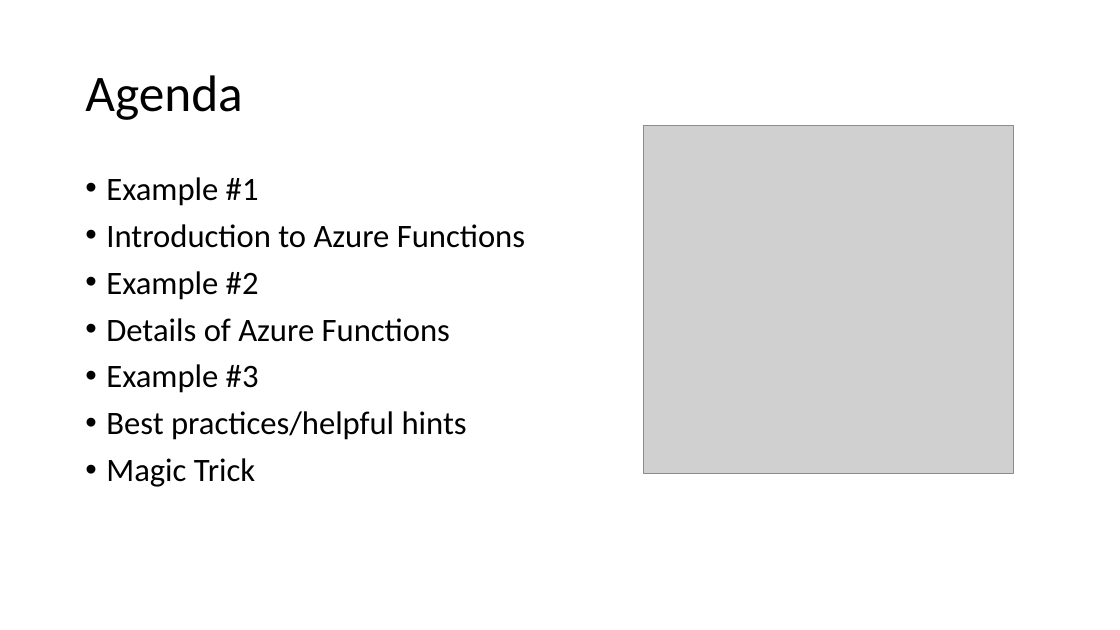
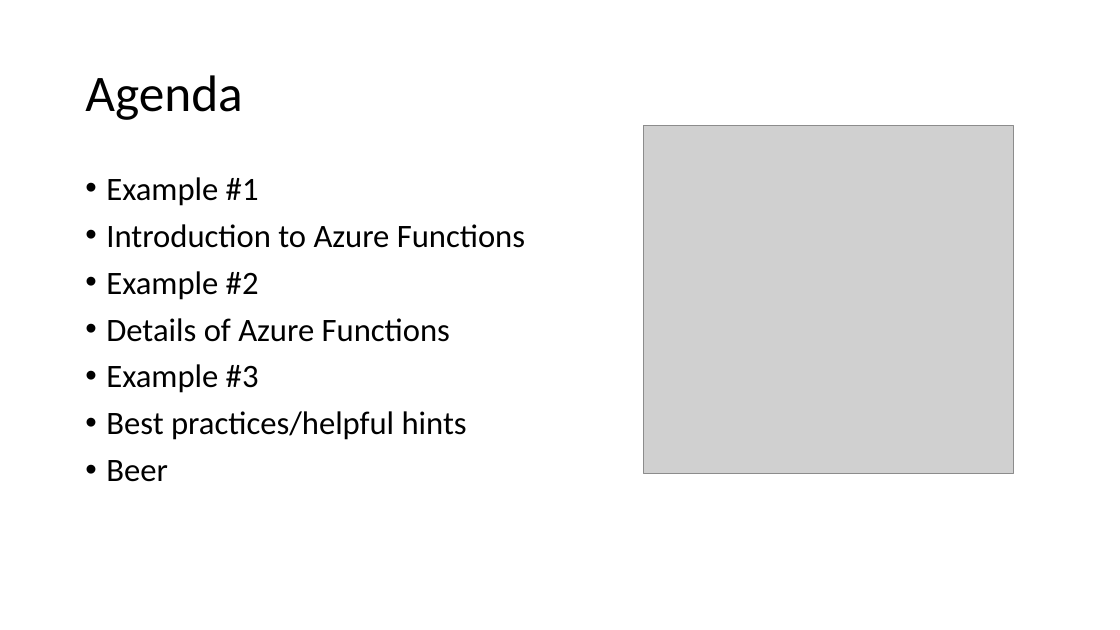
Before and after one commit to jamessdixon/Trinug.MainMeeting.March2017, a slide deck: slide 2 of Presentation/AzureFunctions.pptx. Drawn at 1120x630 pixels with LibreOffice and Linux fonts; fonts in the diff are those of the drawing; grey boxes stand for pictures. Boxes give left, top, right and bottom in pixels: in the first picture for what was removed or moved away, otherwise in the second. Text is boxed around its words. In the diff, an @@ line names an element or a change of style, - is before the commit and + after.

```diff
--- a/Presentation/AzureFunctions.pptx
+++ b/Presentation/AzureFunctions.pptx
@@ text at (106, 460, 168, 482): text changed @@
-• Magic Trick
+• Beer
```
Also in this commit, not shown: 7 other slides changed, 5 other files.
